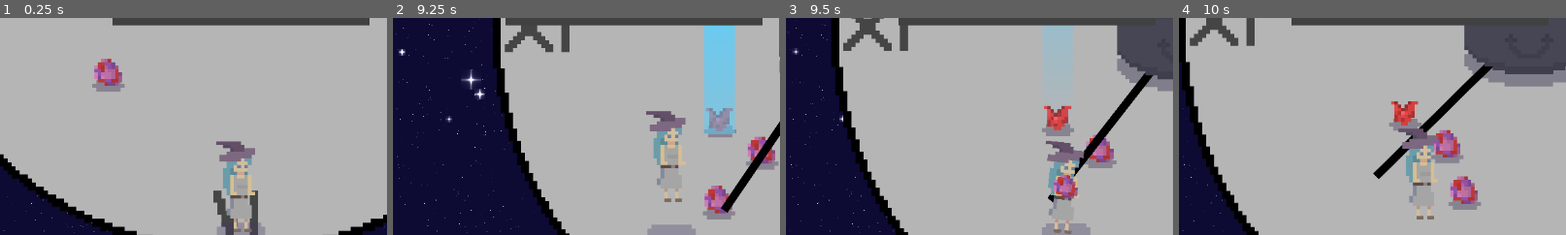
Above: before the commit, frames 1-4 (left to right).
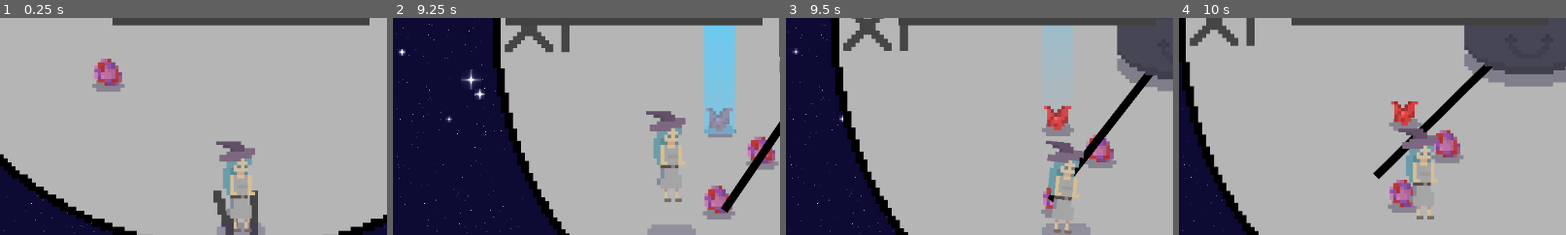
Above: after the commit, the same moments.

Repository: arrowira/miniJam189
Game: Godot game, scene res://Scenes/main.tscn
Same seed, same stepped clock (60 frames per second), same inputs: the game is played once before the commit and once after it.
Inputs:
- Up to frame 1 (0.25 s): no input
- Up to frame 2 (9.25 s): hold A (right) 0.53-1.28 s; tap F (drop) every 0.75 s from 0.6 to 8.85 s; tap Space (jump) at 0.77, 1.52, 3.02, 3.77, 4.52, 6.02, 6.77, 7.52, 9.02 s; hold S (down) 1.28-2.03 s; hold A (right) 2.03-2.78 s; hold W (up) 2.78-3.53 s; hold D (left) 3.53-5.03 s; hold S (down) 5.03-5.78 s; hold A (right) 5.78-6.53 s; hold W (up) 6.53-7.28 s; hold A (right) 7.28-8.03 s; hold S (down) 8.03-8.78 s; hold D (left) from 8.78 s (still down)
- Up to frame 3 (9.5 s): keep holding D (left)
- Up to frame 4 (10 s): release D (left) at 9.53 s; hold W (up) from 9.53 s (still down); tap F (drop) at 9.6 s; tap Space (jump) at 9.77 s
The pictures show only the part of the screen within x 19-69%, y 12-61%; the shares and areas given below are measured in that part.

Frames 1-2 are identical in both runs. In frame 3, 0.8% of the frame differs, in the area x 65-76%, y 71-92%; in frame 4, 1.8%, in the area x 53-78%, y 72-90%.
Error after the commit: Invalid access to property or key 'Item' on a base object of type 'null instance'. (res://Scripts/PickupObj.gd:17)

Commit message:
Cauldron Fix

Diff:
--- a/minijam189/Scripts/PickupObj.gd
+++ b/minijam189/Scripts/PickupObj.gd
@@ -14,6 +14,8 @@
 func _on_body_entered(body):
 	if body.name == "Player":
 		if(get_node("/root/Node2D/player/Player/InventoryManager").Holding == false):
+			if(itemID != get_node("").Item[0]):
+				return
 			match itemID:
 				0:
 					get_node("/root/Node2D/player/Player/InventoryManager").ParseItem("Eye")
